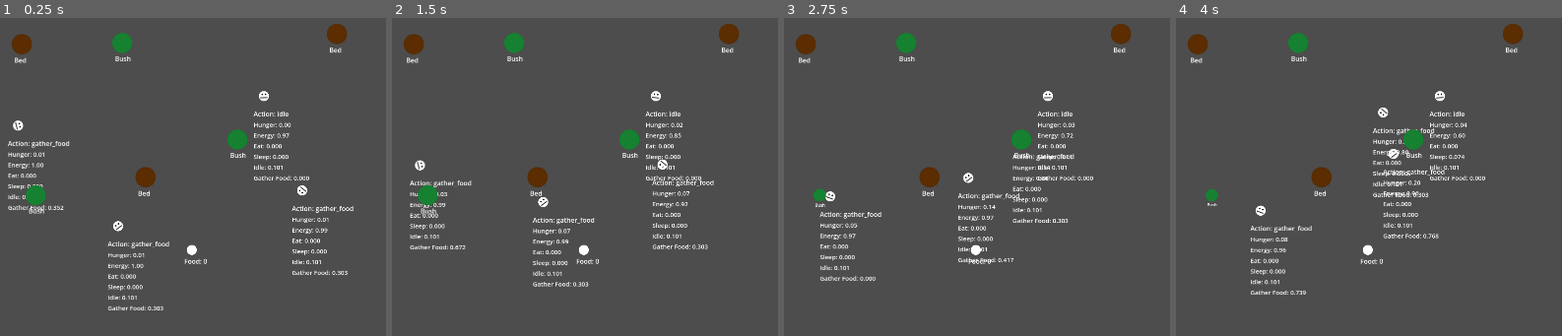
Above: before the commit, frames 1-4 (left to right).
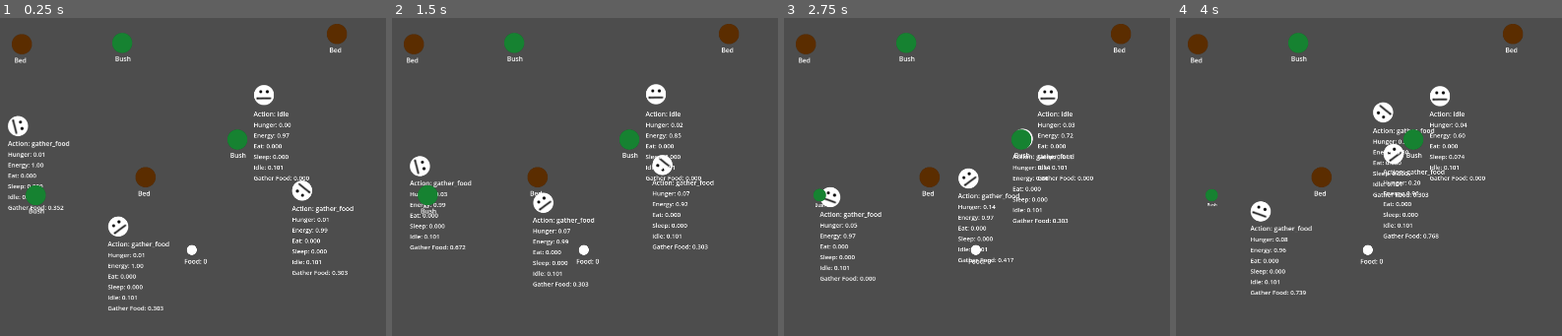
Above: after the commit, the same moments.

Repository: JKPearce/Little-Idiots-Simulator
Game: Godot game, scene res://main.tscn
The game is run twice, just before and just after one commit, with the same random seed, the same clock (stepped at 60 frames per second) and the same inputs.
Inputs:
- Up to frame 1 (0.25 s): no input
- Up to frame 2 (1.5 s): no input
- Up to frame 3 (2.75 s): no input
- Up to frame 4 (4 s): no input

The runs differ from the first frame. In frame 1, 1.0% of the frame differs, in the area x 2-81%, y 21-69%; in frame 2, 0.9%; in frame 3, 0.7%; in frame 4, 1.0%.

Commit message:
Added a visual scene with animations and tasks calling animations

Diff:
--- a/entity/ai/state_machine/state_machine.gd
+++ b/entity/ai/state_machine/state_machine.gd
@@ -8,6 +8,7 @@
 
 
 func _ready() -> void:
+	await owner.ready
 	for child in get_children():
 		if child is State:
 			states[child.name.to_lower()] = child
--- a/entity/ai/state_machine/states/idle.gd
+++ b/entity/ai/state_machine/states/idle.gd
@@ -1,39 +1,7 @@
 extends State
 class_name Idle
-
-#currently i dont have any idle animations so im just gonna rotate it randomly around in circles lol
-
-
-var rotation_speed := 0.0
-var timer := 0.0
 
 
 func enter() -> void:
 	entity.velocity = Vector2.ZERO
-	pick_new_idle_motion()
-
-func exit() -> void:
-	reset_rotation_smooth()
-
-func process(delta: float) -> void:
-	timer -= delta
-
-	entity.entity_sprite.rotation += rotation_speed * delta
-
-	if timer <= 0.0:
-		pick_new_idle_motion()
-
-
-func pick_new_idle_motion() -> void:
-	timer = randf_range(0.5, 2.5)
-	rotation_speed = randf_range(-1.0, 1.0)
-
-
-func change_state(state_name: String) -> void:
-	state_machine.change_state(state_name)
-
-
-func reset_rotation_smooth():
-	var tween = create_tween()
-	# Rotates to 0 over 0.2 seconds using a clean deceleration curve
-	tween.tween_property(entity.entity_sprite, "rotation", 0.0, 0.2).set_trans(Tween.TRANS_CUBIC).set_ease(Tween.EASE_OUT)
+	entity.visuals.play_idle()
--- a/entity/ai/tasks/interact_task.gd
+++ b/entity/ai/tasks/interact_task.gd
@@ -11,5 +11,6 @@
 	if target == null or not is_instance_valid(target):
 		return true
 
+	entity.visuals.play_interact(target)
 	target.interact(entity)
 	return true
--- a/entity/ai/tasks/move_to_task.gd
+++ b/entity/ai/tasks/move_to_task.gd
@@ -16,10 +16,12 @@
 
 	if distance <= target.interaction_distance:
 		entity.velocity = Vector2.ZERO
+		entity.visuals.play_idle()
 		return true
 
 	var direction := to.normalized()
-	entity.entity_sprite.rotation = direction.angle()
+
+	entity.visuals.play_move(direction)
 	entity.velocity = direction * entity.speed
 	entity.move_and_slide()
 
--- a/entity/entity.gd
+++ b/entity/entity.gd
@@ -2,9 +2,9 @@
 class_name Entity
 
 @onready var state_machine: StateMachine = %StateMachine
-@onready var entity_sprite: Sprite2D = %EntitySprite
 @onready var brain: UtilityAiBrain = %UtilityAiBrain
 @onready var task_runner: TaskRunner = %TaskRunner
+@onready var visuals: EntityVisuals = $EntityVisuals
 
 
 
@@ -45,6 +45,9 @@
 
 
 func _ready() -> void:
+	print("Visuals: ", visuals)
+	print("Visuals sprite: ", visuals.sprite if visuals else null)
+	print("Visuals anim: ", visuals.animation_player if visuals else null)
 	brain.top_action_changed.connect(_on_top_action_changed)
 
 #make it work, make it ugly - this functions mantra lol
--- a/entity/entity.tscn
+++ b/entity/entity.tscn
@@ -1,7 +1,7 @@
 [gd_scene format=3 uid="uid://d1wxee1h5fkm3"]
 
-[ext_resource type="Texture2D" uid="uid://ctmdnsowshm1x" path="res://entity/sprites/entity.png" id="1_6e8rh"]
 [ext_resource type="Script" uid="uid://cnw0oah71tctk" path="res://entity/entity.gd" id="1_uqc13"]
+[ext_resource type="PackedScene" uid="uid://cidelme2sqqpm" path="res://entity/sprites/entity_visuals.tscn" id="2_ll4h2"]
 [ext_resource type="Script" uid="uid://b5iyb2jppyvhq" path="res://entity/ai/state_machine/state_machine.gd" id="3_glcaf"]
 [ext_resource type="Script" uid="uid://tty6pi5q62pb" path="res://entity/ai/tasks/task_runner.gd" id="3_ll4h2"]
 [ext_resource type="Script" uid="uid://chk346kquk7hb" path="res://entity/ai/state_machine/states/idle.gd" id="4_jspmv"]
@@ -46,6 +46,7 @@
 point_count = 2
 
 [node name="Entity" type="CharacterBody2D" unique_id=1437914156]
+motion_mode = 1
 script = ExtResource("1_uqc13")
 
 [node name="DebugOverlay" parent="." unique_id=552176177 node_paths=PackedStringArray("entity", "utility_brain") instance=ExtResource("5_jspmv")]
@@ -56,10 +57,7 @@
 entity = NodePath("..")
 utility_brain = NodePath("../UtilityAiBrain")
 
-[node name="EntitySprite" type="Sprite2D" parent="." unique_id=1125844034]
-unique_name_in_owner = true
-scale = Vector2(0.5, 0.5)
-texture = ExtResource("1_6e8rh")
+[node name="EntityVisuals" parent="." unique_id=1212973015 instance=ExtResource("2_ll4h2")]
 
 [node name="CollisionShape2D" type="CollisionShape2D" parent="." unique_id=952982934]
 shape = SubResource("CircleShape2D_uqc13")
--- /dev/null
+++ b/entity/sprites/entity_visuals.tscn
@@ -0,0 +1,121 @@
+[gd_scene format=3 uid="uid://cidelme2sqqpm"]
+
+[ext_resource type="Script" uid="uid://clgsmlxml85nt" path="res://entity/sprites/visuals.gd" id="1_0okih"]
+[ext_resource type="Texture2D" uid="uid://ctmdnsowshm1x" path="res://entity/sprites/entity.png" id="2_abvm1"]
+
+[sub_resource type="Animation" id="Animation_lkwko"]
+length = 0.001
+tracks/0/type = "value"
+tracks/0/imported = false
+tracks/0/enabled = true
+tracks/0/path = NodePath("EntitySprite:position")
+tracks/0/interp = 1
+tracks/0/loop_wrap = true
+tracks/0/keys = {
+"times": PackedFloat32Array(0),
+"transitions": PackedFloat32Array(1),
+"update": 0,
+"values": [Vector2(0, 0)]
+}
+tracks/1/type = "value"
+tracks/1/imported = false
+tracks/1/enabled = true
+tracks/1/path = NodePath("EntitySprite:modulate")
+tracks/1/interp = 1
+tracks/1/loop_wrap = true
+tracks/1/keys = {
+"times": PackedFloat32Array(0),
+"transitions": PackedFloat32Array(1),
+"update": 0,
+"values": [Color(1, 1, 1, 1)]
+}
+tracks/2/type = "value"
+tracks/2/imported = false
+tracks/2/enabled = true
+tracks/2/path = NodePath("EntitySprite:rotation")
+tracks/2/interp = 1
+tracks/2/loop_wrap = true
+tracks/2/keys = {
+"times": PackedFloat32Array(0),
+"transitions": PackedFloat32Array(1),
+"update": 0,
+"values": [0.0]
+}
+
+[sub_resource type="Animation" id="Animation_im6w5"]
+resource_name = "idle"
+loop_mode = 1
+tracks/0/type = "value"
+tracks/0/imported = false
+tracks/0/enabled = true
+tracks/0/path = NodePath("EntitySprite:position")
+tracks/0/interp = 1
+tracks/0/loop_wrap = true
+tracks/0/keys = {
+"times": PackedFloat32Array(0, 0.4666667),
+"transitions": PackedFloat32Array(1, 1),
+"update": 0,
+"values": [Vector2(0, 0), Vector2(0, -5)]
+}
+
+[sub_resource type="Animation" id="Animation_0ly1k"]
+resource_name = "interact"
+tracks/0/type = "value"
+tracks/0/imported = false
+tracks/0/enabled = true
+tracks/0/path = NodePath("EntitySprite:modulate")
+tracks/0/interp = 1
+tracks/0/loop_wrap = true
+tracks/0/keys = {
+"times": PackedFloat32Array(0, 0.5, 1),
+"transitions": PackedFloat32Array(1, 1, 1),
+"update": 0,
+"values": [Color(1, 1, 1, 1), Color(0, 0.70586336, 1.1551381e-06, 1), Color(1, 1, 1, 1)]
+}
+tracks/1/type = "value"
+tracks/1/imported = false
+tracks/1/enabled = true
+tracks/1/path = NodePath("EntitySprite:rotation")
+tracks/1/interp = 1
+tracks/1/loop_wrap = true
+tracks/1/keys = {
+"times": PackedFloat32Array(0, 0.5, 1),
+"transitions": PackedFloat32Array(1, 1, 1),
+"update": 0,
+"values": [0.0, 3.1415927, 0.0]
+}
+
+[sub_resource type="Animation" id="Animation_7tnic"]
+resource_name = "move"
+loop_mode = 1
+tracks/0/type = "value"
+tracks/0/imported = false
+tracks/0/enabled = true
+tracks/0/path = NodePath("EntitySprite:position")
+tracks/0/interp = 1
+tracks/0/loop_wrap = true
+tracks/0/keys = {
+"times": PackedFloat32Array(0, 0.51, 1),
+"transitions": PackedFloat32Array(1, 1, 1),
+"update": 0,
+"values": [Vector2(0, 0), Vector2(0, 2), Vector2(0, 0)]
+}
+
+[sub_resource type="AnimationLibrary" id="AnimationLibrary_xq5i5"]
+_data = {
+&"RESET": SubResource("Animation_lkwko"),
+&"idle": SubResource("Animation_im6w5"),
+&"interact": SubResource("Animation_0ly1k"),
+&"move": SubResource("Animation_7tnic")
+}
+
+[node name="EntityVisuals" type="Node2D" unique_id=2128036145]
+script = ExtResource("1_0okih")
+
+[node name="EntitySprite" type="Sprite2D" parent="." unique_id=2089813979]
+scale = Vector2(0.5, 0.5)
+texture = ExtResource("2_abvm1")
+
+[node name="AnimationPlayer" type="AnimationPlayer" parent="." unique_id=1263018795]
+libraries/ = SubResource("AnimationLibrary_xq5i5")
+autoplay = &"idle"
--- /dev/null
+++ b/entity/sprites/visuals.gd
@@ -0,0 +1,48 @@
+extends Node2D
+class_name EntityVisuals
+
+@onready var sprite: Sprite2D = $EntitySprite
+@onready var animation_player: AnimationPlayer = $AnimationPlayer
+
+const SPRITE_DEFAULT_POSITION := Vector2.ZERO
+const SPRITE_DEFAULT_SCALE := Vector2.ONE
+const SPRITE_DEFAULT_ROTATION := 0.0
+
+
+func play_idle() -> void:
+	reset_sprite_transform()
+	play_animation("idle")
+
+
+func play_move(direction: Vector2) -> void:
+	if direction != Vector2.ZERO:
+		sprite.rotation = direction.angle()
+
+	play_animation("move")
+
+
+func play_interact(target: Interactable) -> void:
+	var animation_name := "interact"
+
+	if target != null and target.interaction_animation != "":
+		animation_name = target.interaction_animation
+
+	play_animation(animation_name)
+
+
+func play_animation(animation_name: String) -> void:
+	if animation_player == null:
+		return
+
+	if not animation_player.has_animation(animation_name):
+		return
+
+	if animation_player.current_animation == animation_name:
+		return
+
+	animation_player.play(animation_name)
+
+func reset_sprite_transform() -> void:
+	sprite.position = SPRITE_DEFAULT_POSITION
+	sprite.scale = SPRITE_DEFAULT_SCALE
+	sprite.rotation = SPRITE_DEFAULT_ROTATION
--- a/world/interactables/Interactable.gd
+++ b/world/interactables/Interactable.gd
@@ -4,6 +4,7 @@
 @export var target_group := ""
 @export_range(0.0, 1.0) var quality := 0.25
 @export var useable:= true
+@export var interaction_animation := ""
 
 var reserved_by: Entity = null
 @export var requires_reservation := true
Not shown, added: entity/sprites/visuals.gd.uid
